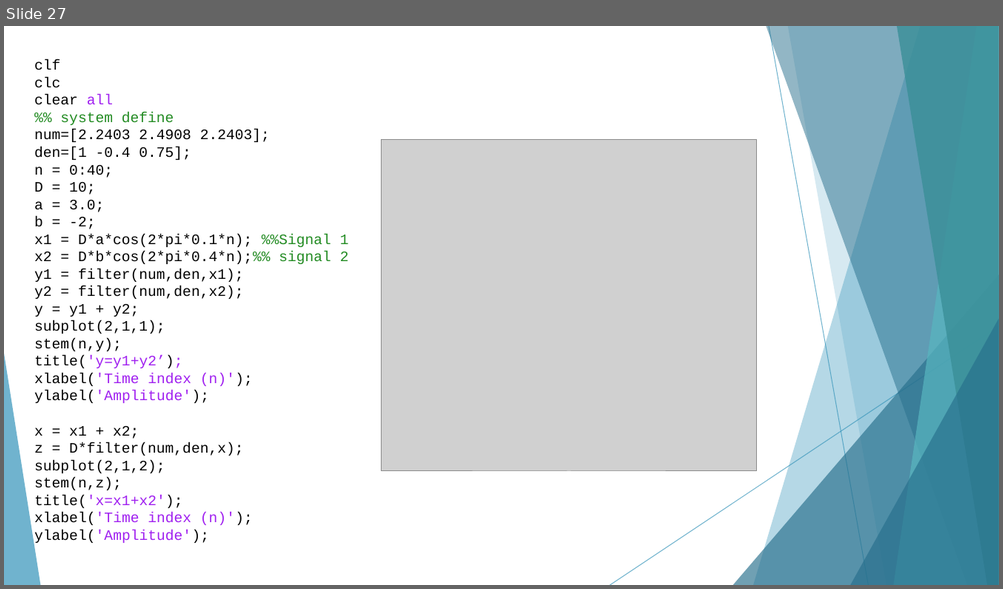
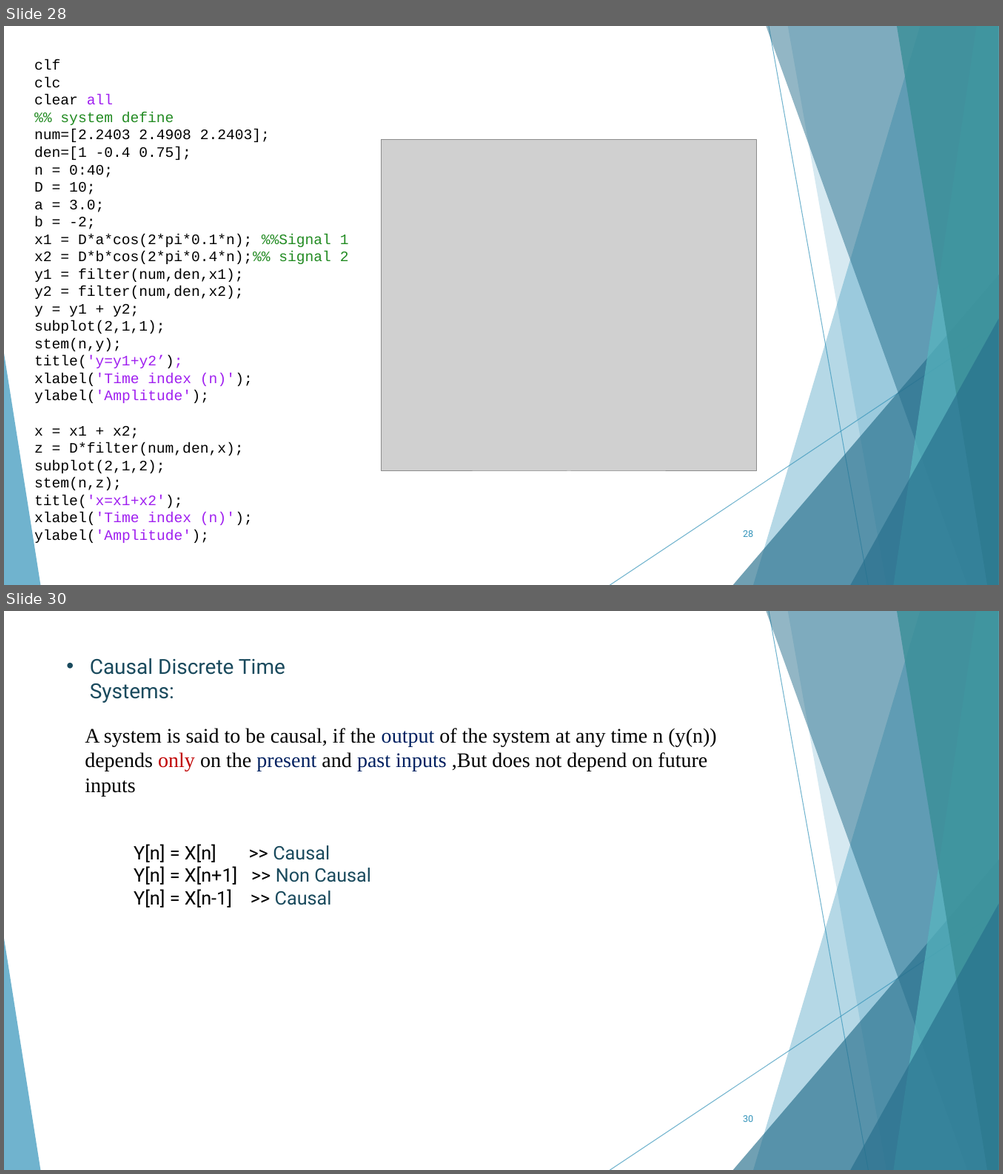
Before and after one commit to AhMjOU/DSP2, a slide deck: lec2.pptx. Shown one above the other, each under a label of ours: slide 27 before the commit, slides 28 and 30 after it; the slides between them are not shown. The pictures are 1003x589 and 1003x1174 pixels, drawn with LibreOffice and Linux fonts; fonts in the diff are those of the drawing; grey boxes stand for pictures. Boxes give left, top, right and bottom in pixels: in the first picture for what was removed or moved away, otherwise in the second. Text is boxed around its words. In the diff, an @@ line names an element or a change of style, - is before the commit and + after.

```diff
--- a/lec2.pptx
+++ b/lec2.pptx
@@ slide 30 added at (4,611,999,1170), background #FFFFFF; not listed: 10 template elements that a slide beside it also shows @@
@@ text added at (90,658,285,703), 20 pt, text #1A4A5D @@
+  • Causal Discrete Time Systems:
@@ text added at (85,728,716,797), 20 pt, text #000000 @@
+A system is said to be causal, if the output of the system at any time n (y(n)) depends only on the present and past inputs ,But does not depend on future inputs
@@ text added at (134,844,371,908), 18 pt, text #000000 @@
+Y[n] = X[n] >> Causal
+Y[n] = X[n+1] >> Non Causal
+Y[n] = X[n-1] >> Causal
@@ page number added at (743,1116,753,1122), 9 pt, text #3494BA @@
+30
@@ what was slide 27 is now slide 28 @@
@@ slide 28 changed as well @@
@@ page number added at (743,531,753,537), 9 pt, text #3494BA @@
+28
```
Also in this commit, not shown: 14 other slides changed, 4 other slides added, 1 other file.
